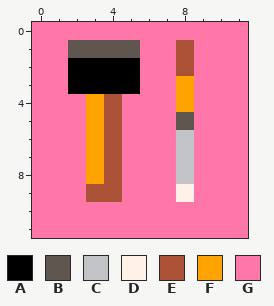
File history of a pixel-art sprite, src/images/sprites/Tools.png. This is how it looked before the edit.
The file is 12x12 pixels.
Palette (. is transparent): A #000000  B #5f574f  C #c2c3c7  D #fff1e8  E #ab5236  F #ffa300  G #ff77a8
After the commit:
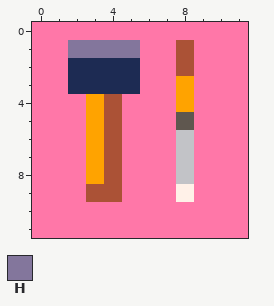
Colours new in this view: H #83769c
Difference:
colour A: #000000 -> #1d2b53
y 1: x 2..5 BBBB -> HHHH
Where, in picture pixels (left, top, right, bottom), the same in both pictures:
changed: (68, 40, 140, 94)
